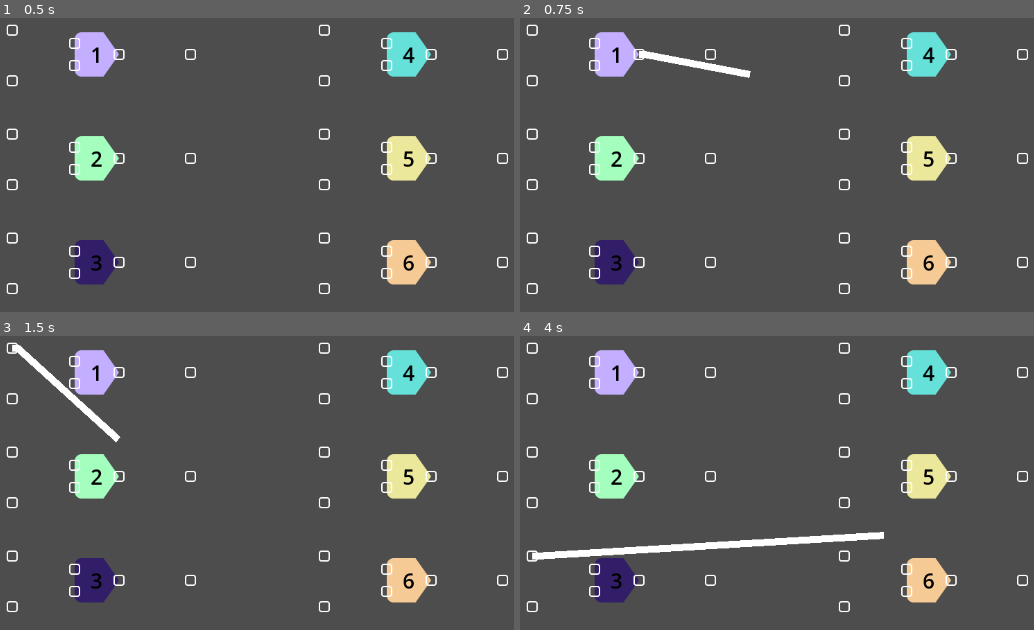
Above: before the commit, frames 1-4 (two rows, left to right).
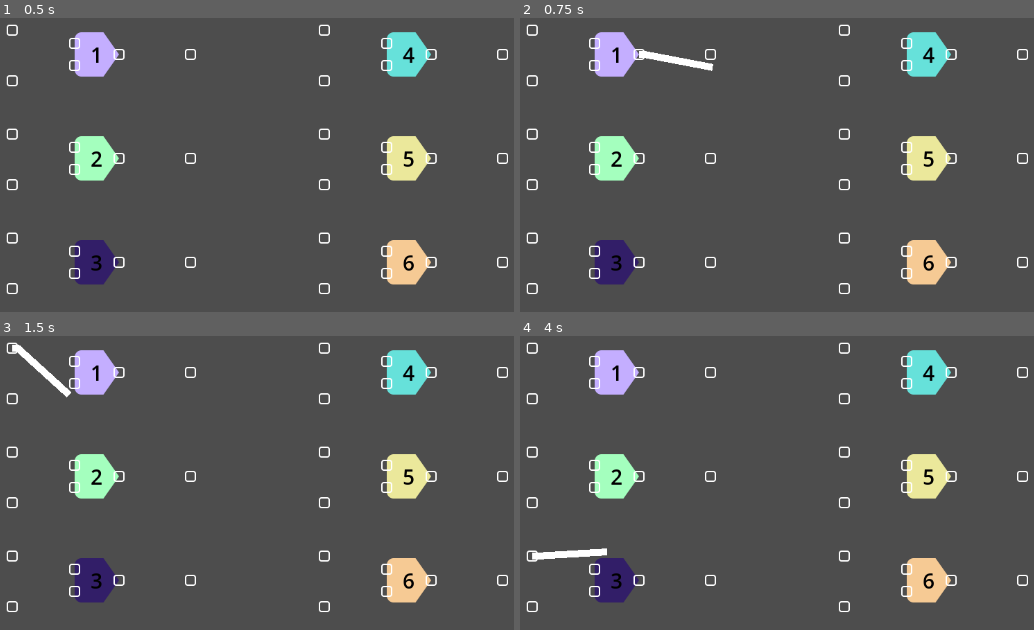
Above: after the commit, the same moments.

Repository: CUGG-2025-Puzzlers/detective-shrimp
Game: Godot game, scene res://scenes/casette_puzzle/gate_tests.tscn
Same seed, same stepped clock (60 frames per second), same inputs: the game is played once before the commit and once after it. This scene is started directly instead of the project's main scene.
Inputs (mouse positions are in pixels of both pictures, inside the frame that each line leads up to):
- Up to frame 1 (0.5 s): no input
- Up to frame 2 (0.75 s): tap Enter at 0.5 s; drag from (638, 53) to (972, 115) at 0.52 s
- Up to frame 3 (1.5 s): drag from (10, 347) to (334, 621) at 1.27 s
- Up to frame 4 (4 s): move the mouse to (530, 397) at 2.02 s; click (530, 397) at 2.17 s; tap Space at 2.75 s; drag from (638, 580) to (653, 465) at 2.77 s; drag from (530, 556) to (931, 532) at 3.52 s

Frame 1 is identical in both runs. In frame 2, 0.2% of the frame differs, in the area x 37-45%, y 15-21%; in frame 3, 0.3%; in frame 4, 1.4%, in the area x 16-71%, y 66-75%.

Commit message:
Reduced max length to 100

Diff:
--- a/scenes/casette_puzzle/wire.tscn
+++ b/scenes/casette_puzzle/wire.tscn
@@ -9,7 +9,7 @@
 offset_bottom = 16.0
 texture = ExtResource("1_o6qwa")
 script = ExtResource("1_210fl")
-max_length = 500
+max_length = 100
 
 [node name="Wire_Line" type="Line2D" parent="."]
 z_index = 1
